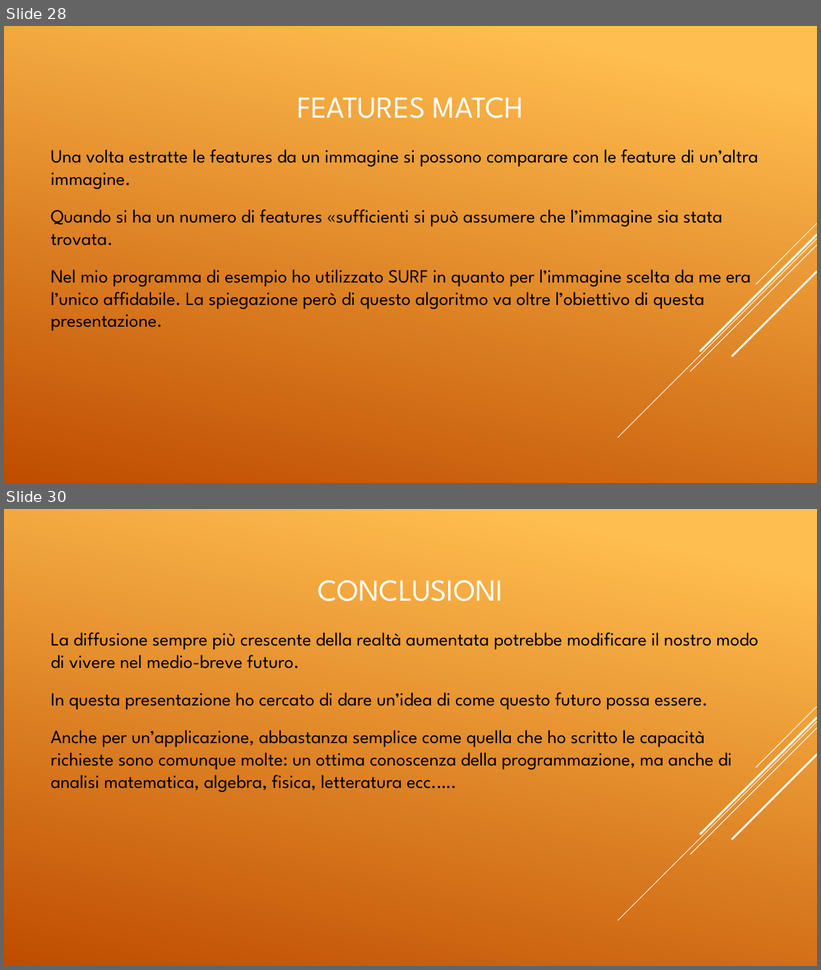
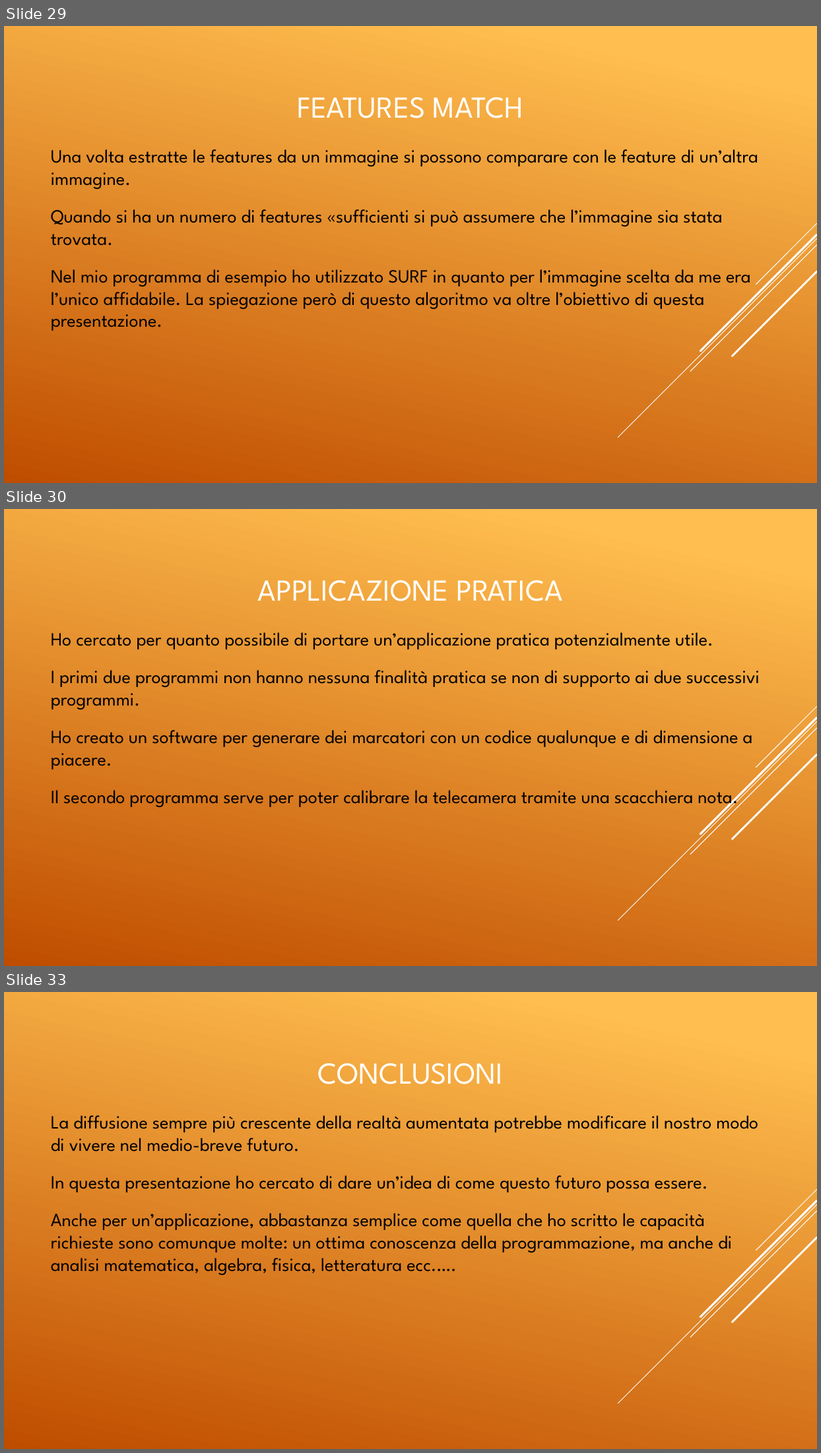
Before and after one commit to elvisdukaj/presentazione, a slide deck: presentazione/Tesina Elvis.pptx. Shown one above the other, each under a label of ours: slides 28 and 30 before the commit, slides 29, 30 and 33 after it; the slides between them are not shown. The pictures are 821x970 and 821x1453 pixels, drawn with LibreOffice and Linux fonts; fonts in the diff are those of the drawing. Boxes give left, top, right and bottom in pixels: in the first picture for what was removed or moved away, otherwise in the second. Text is boxed around its words. In the diff, an @@ line names an element or a change of style, - is before the commit and + after.

```diff
--- a/presentazione/Tesina Elvis.pptx
+++ b/presentazione/Tesina Elvis.pptx
@@ slide 30 added at box(4, 509, 817, 966), background gradient #FFBF50 to #C04D00; not listed: 5 template elements that a slide beside it also shows @@
@@ title added at box(258, 580, 562, 601), 36 pt, text #FFFFFF @@
+APPLICAZIONE PRATICA
@@ text added at box(51, 632, 760, 809), 22 pt, text #000000 @@
+Ho cercato per quanto possibile di portare un’applicazione pratica potenzialmente utile.
+I primi due programmi non hanno nessuna finalità pratica se non di supporto ai due successivi programmi.
+Ho creato un software per generare dei marcatori con un codice qualunque e di dimensione a piacere.
+Il secondo programma serve per poter calibrare la telecamera tramite una scacchiera nota.
@@ what was slide 28 is now slide 29 @@
@@ what was slide 30 is now slide 33 @@
```
Also in this commit, not shown: 3 slides changed, 3 other slides added, 6 other files.
